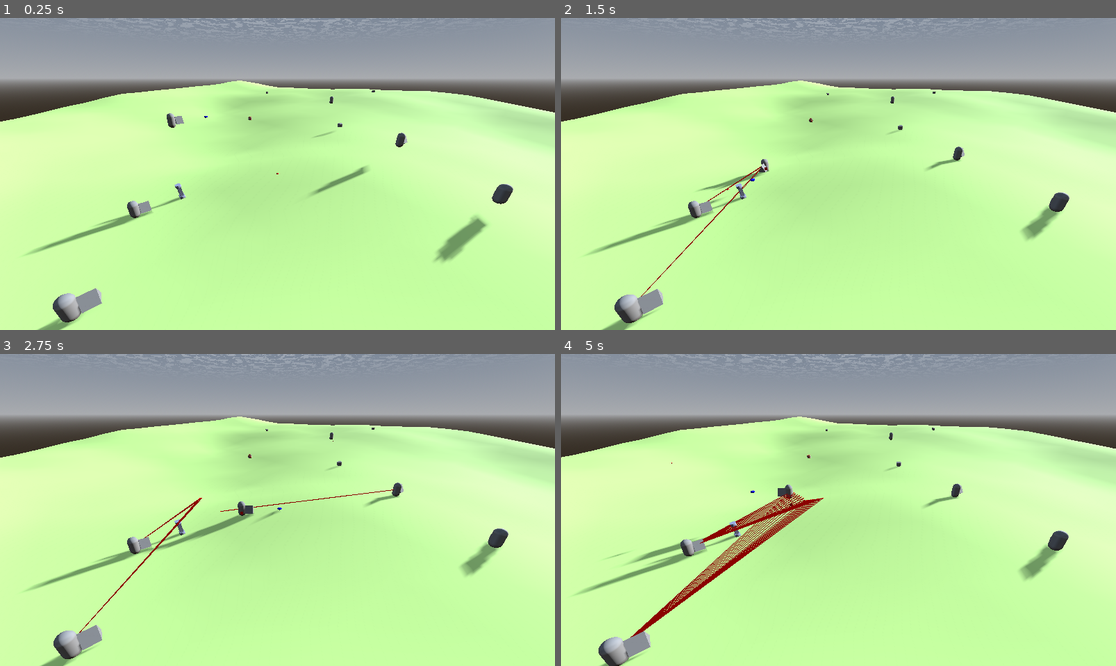
Above: before the commit, frames 1-4 (two rows, left to right).
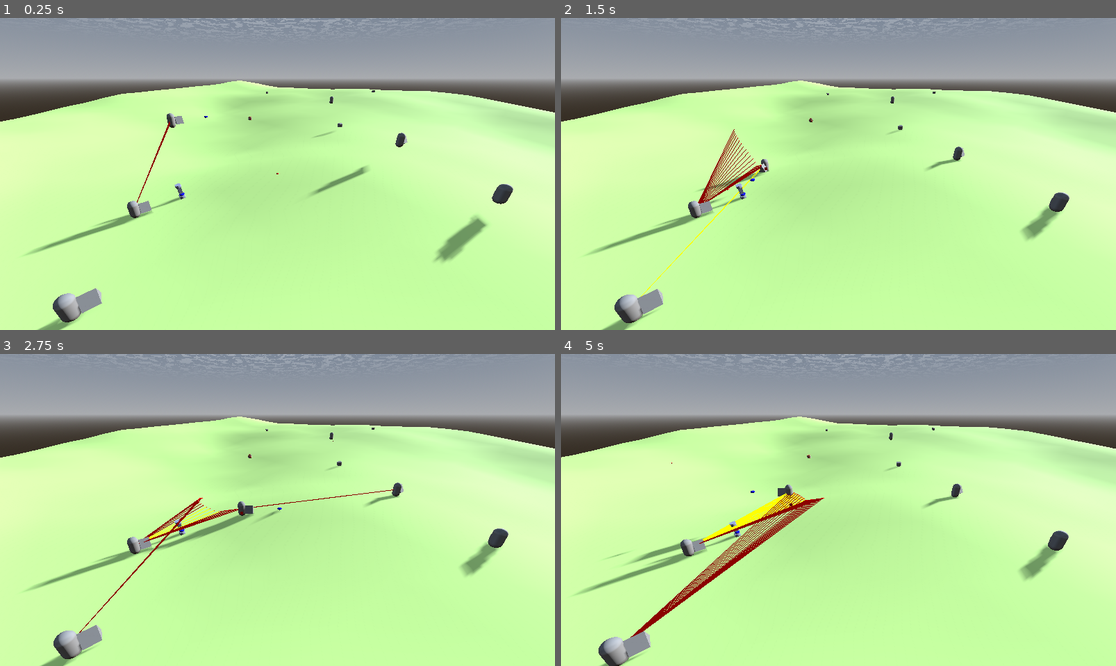
Above: after the commit, the same moments.

Repository: 6ixpoolgames/ProjectVibe
Game: Godot game, scene res://root.tscn
The game is run twice, just before and just after one commit, with the same random seed, the same clock (stepped at 60 frames per second) and the same inputs.
Inputs (mouse positions are in pixels of both pictures, inside the frame that each line leads up to):
- Up to frame 1 (0.25 s): no input
- Up to frame 2 (1.5 s): tap Enter at 0.5 s; move the mouse to (960, 158) at 0.52 s; hold D (move_right) 0.53-1.28 s; click (960, 158) at 0.6 s; tap Space (move_jump) at 0.77 s; move the mouse to (727, 189) at 1.27 s; hold S (move_backward) from 1.28 s (still down); tap Middle mouse button (middleMouse_button) at 1.35 s
- Up to frame 3 (2.75 s): tap Space (move_jump) at 1.52 s; move the mouse to (333, 441) at 2.02 s; release S (move_backward) at 2.03 s; hold D (move_right) from 2.03 s (still down); hold Shift (move_sprint) from 2.03 s (still down)
- Up to frame 4 (5 s): move the mouse to (810, 572) at 2.77 s; release D (move_right) at 2.78 s; release Shift (move_sprint) at 2.78 s; hold W (move_forward) 2.78-3.53 s; right-click (810, 572) at 2.85 s; tap Space (move_jump) at 3.02, 3.77, 4.52 s; move the mouse to (1005, 556) at 3.52 s; hold A (move_left) from 3.53 s (still down); tap Mouse wheel down (scrollWheel_down) at 3.6 s; move the mouse to (672, 463) at 4.27 s; tap Mouse wheel up (scrollWheel_up) at 4.35 s

The runs differ from the first frame. In frame 1, less than 0.1% of the frame differs, in the area x 24-34%, y 33-60%; in frame 2, 0.5%, in the area x 14-37%, y 35-90%; in frame 3, 0.3%; in frame 4, 0.4%.
Error after the commit: Invalid access to property or key 'AIController' on a base object of type 'Nil'. (res://BaseBhv_RandomWalk.gd:19)

Commit message:
added more behaviour manager logic. Added behaviour manager component. 80% complete with test implementation of first behaviour component

Diff:
--- /dev/null
+++ b/BaseBhv_RandomWalk.gd
@@ -0,0 +1,103 @@
+##randomly walks around during idle
+extends AIBehaviourComponentBase
+class_name BaseRandomWalkBehaviour
+
+@export var stateOverwrite: StringName ##overwrites stateName. Leave blank to keep default statename
+@export var behaviourIdOverwrite: StringName ##overwrites stateName. Leave blank to keep default statename
+
+func _enter_tree() -> void:
+	set_physics_process(false)
+
+func _ready()->void:
+	if stateOverwrite != &"":
+		stateName = stateOverwrite
+	if behaviourIdOverwrite != &"":
+		behaviourID = behaviourIdOverwrite
+
+func _physics_process(delta: float) -> void:
+	delta_timer(delta)
+	if Pawn.controllerManager.AIController:
+		#if !isWandering:
+		#	pause_random_duration()
+		if !isPausing:
+			if !Pawn.controllerManager.AIController.navigationToggle:
+				Pawn.controllerManager.AIController.move_to(pick_random_location().position)
+				isWandering = true
+			if Pawn.controllerManager.AIController.navAgent.is_navigation_finished():
+				isWandering = false
+				pause_random_duration()
+func enter_state()->void:
+	if !Pawn:
+		Pawn = BehaviourManager.AICore.Pawn
+	set_physics_process(true)
+	#BehaviourManager.isRunningBehaviour = true
+	print(Pawn," entered random walk behavior")
+
+func exit_state()->void:
+	if Pawn.controllerManager.AIController:
+		Pawn.controllerManager.AIController.stop_navigation()
+	set_physics_process(false)
+	print(Pawn," left random walk behavior")
+
+
+@onready var spaceState = get_tree().root.get_world_3d().direct_space_state
+@onready var query = PhysicsRayQueryParameters3D.new()
+@export var wanderRadius: float = 10
+@export var y_offset_default: float = 120
+@export var collisionMask:int = 31 ## 31 is collision layers 1-5
+@export var excludeRID: Array[RID] = []
+var isWandering:= false
+func pick_random_location(radius:float = wanderRadius, y_offset:float= y_offset_default, mask:int= collisionMask, exclude:Array[RID] = excludeRID) -> Dictionary:
+	var pos = Pawn.global_position
+	var randX = randf_range(-radius,radius)
+	var randZ = randf_range(-radius,radius)
+	var from = Vector3( randX, (pos + y_offset),randZ)
+	var to = Vector3(randX, (pos - y_offset), randZ)
+	query.from = from
+	query.to = to
+	query.collision_mask = mask
+	query.exclude = exclude
+	GlobalTools.lines_with_points(from,to,Color.BLUE_VIOLET,5)
+	return spaceState.intersect_ray(query)
+
+var isPausing:bool = false
+@export var minPauseDurr: float = 5
+@export var maxPauseDurr: float = 15
+func pause_random_duration(min:float = minPauseDurr, max:float = maxPauseDurr)->bool:
+	if !timerDone and !timerDoneName == &"pauseRandom":
+		var pauseTime = randf_range(min,max)
+		timer_start(pauseTime,&"pauseRandom")
+		isPausing = true
+		return isPausing
+	if timerDone and timerDoneName == &"pauseRandom":
+		isPausing = false
+	return isPausing
+
+var methodName:StringName = &""
+func timer_start(duration:float, method: StringName):
+	timerDurr = duration
+	timerActive = true
+	methodName = method
+	print("timer started! ", methodName)
+
+var timerDone: bool = false
+var timerDoneName: StringName = &""
+func timer_finished(method:StringName = methodName):
+	if methodName == &"pauseRandom":
+		pause_random_duration()
+	print("timer finished! ", methodName)
+	methodName = &""
+
+
+var timerActive:= false
+var timerDurr:= -1
+func delta_timer(delta:float):
+	if timerActive and methodName != &"":
+		timerDurr -= delta
+		if timerDurr < (0-delta):
+			timerActive = false
+			timerDurr = -1
+			timer_finished(methodName)
+			timerDone = true
+			timerDoneName = methodName
+			methodName = &""
--- a/assets/scripts/Character Pawn/AI Core Components/AIBehaviourComponentBase.gd
+++ b/assets/scripts/Character Pawn/AI Core Components/AIBehaviourComponentBase.gd
@@ -5,6 +5,9 @@
 @export var stateName: StringName
 
 var BehaviourManager: AIBehaviourManagerComponent
+var Pawn: CharacterPawn3D
+var AICore: AICoreComponent
+var pawnRID: RID
 
 func _enter_tree() -> void:
 	if behaviourID == &"":
@@ -18,3 +21,11 @@
 
 func _ready() -> void:
 	BehaviourManager.request_register_behaviour_component(self)
+
+func on_enter_state()->void:
+	pass
+
+func pull_down_references(core:AICoreComponent, pwn:CharacterPawn3D):
+	AICore = core
+	Pawn = pwn
+	pawnRID = Pawn.pawnRID
--- a/assets/scripts/Character Pawn/AI Core Components/AIBehaviourManagerComponent.gd
+++ b/assets/scripts/Character Pawn/AI Core Components/AIBehaviourManagerComponent.gd
@@ -5,6 +5,24 @@
 var stateBehaviour2DArr:Array = []
 var allBehaviours: Array[AIBehaviourComponentBase] = []
 var allBehaviourNames: Array[StringName] = []
+
+var AICore: AICoreComponent
+var Pawn: CharacterPawn3D
+
+func _enter_tree()->void:
+	if get_parent() is AICoreComponent:
+		AICore = get_parent()
+		Pawn = AICore.Pawn
+		AICore.AIBehaviourManager = self
+	#else:
+	#	Pawn = get_parent() #debug feature. refactor later!
+	#	print("not attached to AI Core! ", Pawn)
+
+func _ready()->void:
+	var children = self.get_children()
+	for c in children:
+		if c.has_method("pull_down_references"):
+			c.pull_down_references(AICore, Pawn)
 
 func request_register_behaviour_component(behaviour: AIBehaviourComponentBase):
 	var behaviourIndex = allBehaviours.find(behaviour)
@@ -15,6 +33,10 @@
 		add_behaviour_to_state_array(behaviour)
 	else:
 		print(behaviour, " already registered at index: ", behaviourIndex, " (", allBehaviours[behaviourIndex] , ")")
+	#if AICore and is_instance_valid(AICore):
+	#	behaviour.AICore = AICore
+	#elif Pawn:
+	#	behaviour.AICore = Pawn.AICore
 
 func add_behaviour_to_state_array(behaviour: AIBehaviourComponentBase):
 	var stIdx = stateIndex.find(behaviour.stateName)
--- a/assets/scripts/Character Pawn/AI Core Components/AICoreComponent.gd
+++ b/assets/scripts/Character Pawn/AI Core Components/AICoreComponent.gd
@@ -25,11 +25,13 @@
 
 
 func _enter_tree() -> void:
-	pull_component_references()
+	update_component_references()
 	var children:Array[Node] = get_children()
 	init_sensing_component(children)
 	init_state_manager_component(children)
 	init_behaviour_manager_component(children)
+
+
 
 func _ready() -> void:
 	polling_outofbounds_reassignment()
@@ -151,9 +153,10 @@
 	print(">>>references", references)
 	GlobalTools.print_sequence_counter(self, "set_references")
 
-func pull_component_references()->void:
+func update_component_references()->void:
 	if get_parent() is CharacterPawn3D and !Pawn:
 		Pawn = get_parent()
+		Pawn.AICore = self
 	if !StatManager and Pawn:
 		if !Pawn.statManager:
 			StatManager = Pawn.statManager
--- a/assets/scripts/Character Pawn/AI Core Components/AISensingComponent.gd
+++ b/assets/scripts/Character Pawn/AI Core Components/AISensingComponent.gd
@@ -52,6 +52,8 @@
 
 func set_is_sensing_active(active:bool)->void:
 	isActive = active
+	pawnRID = Pawn.get_rid()
+	exclude.append(pawnRID)
 
 #var capsuleHalfHeight: float
 ##creates sensing areas and connects signals
@@ -146,12 +148,15 @@
 			entitiesInDetectionAngle.append(e)
 
 var debugFlag = false
-var collisionMask: int = 3 #collision layers 1 and 2
-var exclude: Array #exclusion array for space query. Currently not working
+@export var collisionMask: int = 3 #collision layers 1 and 2
+var exclude: Array[RID] #exclusion array for space query. Currently not working
+@onready var space_state = get_world_3d().direct_space_state
+@onready var query = PhysicsRayQueryParameters3D.new()
+var pawnRID: RID
 ##does a raycast towards [param entity] from pawn with a ground offset = unitHalfHeight
 func is_in_LOS(entity: CharacterPawn3D)->bool:
 	#setup a space state query on specifically pawns with capsule colliders with a half height offset
-	var space_state = get_world_3d().direct_space_state
+
 	var pwnPos = global_transform.origin
 	var entPos = entity.global_transform.origin
 	var pwnYOffset = Pawn.unitHalfHeight
@@ -160,15 +165,18 @@
 	#do the fuckin query
 	var from = Vector3(pwnPos.x,(pwnPos.y + pwnYOffset),pwnPos.z)
 	var to = Vector3(entPos.x, (entPos.y + entYOffset), entPos.z)
-	var query = PhysicsRayQueryParameters3D.create(from, to, collisionMask, exclude)
+	query.from = from
+	query.to = to
+	query.collision_mask = collisionMask
+	query.exclude = exclude
 	var result = space_state.intersect_ray(query)
-
-	GlobalTools.lines_with_points(from, to, Color.DARK_RED,1)
 
 	#return succes
 	if result and result.collider == entity:
+		GlobalTools.lines_with_points(from, to, Color.DARK_RED,1)
 		return true
 	else:
+		GlobalTools.lines_with_points(from, to, Color.YELLOW,1)
 		return false
 
 ##checks all entities within detection angle for LOS and adds them to that array
--- a/assets/scripts/Character Pawn/CharacterPawn3D.gd
+++ b/assets/scripts/Character Pawn/CharacterPawn3D.gd
@@ -34,15 +34,19 @@
 var cameraControllerArm: PawnCameraController
 var statManager: CharacterStatManager
 var AICore: AICoreComponent
+var controllerManager: MovementControllerManager
 #var CombatManager: CombatManagerComponent
 
 #Pawn characteristics variables
 var unitHalfHeight: float = 1
+var pawnRID:RID
 
 #debug
 @export var hasInitializer:= false
 var initializerEntered:= false
 
+func _on_enter()->void:
+	pawnRID = get_rid()
 
 func _ready():
 	spawn_initializer(hasInitializer) #spawns an initializer if export var set to TRUE
--- a/assets/scripts/Character Pawn/Controller Components/AIControllerBase.gd
+++ b/assets/scripts/Character Pawn/Controller Components/AIControllerBase.gd
@@ -3,6 +3,7 @@
 
 
 func _enter_tree() -> void:
+	super()
 	create_nav_agent(true)
 
 func _ready() -> void:
--- a/assets/scripts/Character Pawn/Controller Components/MovementControllerManager.gd
+++ b/assets/scripts/Character Pawn/Controller Components/MovementControllerManager.gd
@@ -2,6 +2,9 @@
 class_name MovementControllerManager
 
 var Pawn: CharacterPawn3D
+var playerController: PlayerControllerComponent
+var clickMoveController: ClickToMoveComponent
+var AIController: AIControllerBase
 
 @export var addPlayerController:= false ##debug function for creating and attaching player controllers to the pawn at ready
 @export var addClickController:= false ##debug function for creating and attaching click to move controller to the pawn at ready
--- a/assets/scripts/singletons/GlobalTools.gd
+++ b/assets/scripts/singletons/GlobalTools.gd
@@ -82,8 +82,8 @@
 		print("			------------PHYSics-Frame-------------------------------------_[	",physicsFrame,"	]----------------------------------------------------",delta,"*")
 	return physicsFrame
 
-var default_persist_ms:= 0.5
-func line(pos1: Vector3, pos2: Vector3, color = Color.DARK_RED, persist_ms:float = default_persist_ms):
+var default_persist_sec:= 0.5
+func line(pos1: Vector3, pos2: Vector3, color = Color.DARK_RED, persist_sec:float = default_persist_sec):
 	var mesh_instance := MeshInstance3D.new()
 	var immediate_mesh := ImmediateMesh.new()
 	var material := ORMMaterial3D.new()
@@ -107,10 +107,10 @@
 		debug_mesh_buffer.remove_at(0)
 		debug_mesh_timer.remove_at(0)
 	debug_mesh_buffer.append(mesh_instance)
-	debug_mesh_timer.append(persist_ms)
+	debug_mesh_timer.append(persist_sec)
 	return
 
-func point(pos: Vector3, radius:float = 0.05, color = Color.RED, persist_ms:float = default_persist_ms):
+func point(pos: Vector3, radius:float = 0.05, color = Color.RED, persist_sec:float = default_persist_sec):
 	var mesh_instance := MeshInstance3D.new()
 	var sphere_mesh := SphereMesh.new()
 	var material := ORMMaterial3D.new()
@@ -134,10 +134,10 @@
 		debug_mesh_buffer.remove_at(0)
 		debug_mesh_timer.remove_at(0)
 	debug_mesh_buffer.append(mesh_instance)
-	debug_mesh_timer.append(persist_ms)
+	debug_mesh_timer.append(persist_sec)
 	return
 
-func square(pos: Vector3, size: Vector2, color = Color.RED, persist_ms:float = default_persist_ms):
+func square(pos: Vector3, size: Vector2, color = Color.RED, persist_sec:float = default_persist_sec):
 	var mesh_instance := MeshInstance3D.new()
 	var box_mesh := BoxMesh.new()
 	var material := ORMMaterial3D.new()
@@ -160,7 +160,7 @@
 		debug_mesh_buffer.remove_at(0)
 		debug_mesh_timer.remove_at(0)
 	debug_mesh_buffer.append(mesh_instance)
-	debug_mesh_timer.append(persist_ms)
+	debug_mesh_timer.append(persist_sec)
 	return
 
 ## 1 -> Lasts ONLY for current physics frame
@@ -182,3 +182,16 @@
 	debug_mesh_timer.clear()
 	debug_mesh_buffer = bufferM
 	debug_mesh_timer = bufferT
+
+##returns raycast result
+@onready var space_state = get_tree().root.get_world_3d().direct_space_state
+@onready var query = PhysicsRayQueryParameters3D.new()
+func global_raycast_intersection_col(from: Vector3, to: Vector3, persist_sec:float = default_persist_sec, color: Color= Color.RED, mask:int = 31)->Dictionary:
+	if !space_state:
+		push_error("no valid space state")
+		return {}
+	query.from = from
+	query.to = to
+	query.collision_mask = mask
+	lines_with_points(from, to, color, persist_sec)
+	return space_state.intersect_ray(query)
--- a/root.tscn
+++ b/root.tscn
@@ -10,8 +10,10 @@
 [ext_resource type="Script" uid="uid://dywqacbh7on7i" path="res://assets/scripts/Character Pawn/PawnInitializerComponent.gd" id="9_huihk"]
 [ext_resource type="Script" uid="uid://bmdvdh2484dx6" path="res://assets/scripts/Character Pawn/Stat Components/StatComponentBase.gd" id="9_tw3kd"]
 [ext_resource type="Script" uid="uid://dtmq3hf7dgjx3" path="res://assets/scripts/resources/SpawnControllerSelector_resource.gd" id="10_tw3kd"]
+[ext_resource type="Script" uid="uid://cwxtrbi3gjvc6" path="res://assets/scripts/Character Pawn/AI Core Components/AICoreComponent.gd" id="11_eji0w"]
 [ext_resource type="Script" uid="uid://di5rv3hfw4edn" path="res://assets/scripts/Character Pawn/AI Core Components/AIBehaviourManagerComponent.gd" id="11_qw60f"]
 [ext_resource type="Script" uid="uid://4w4q17v07sq3" path="res://assets/scripts/Character Pawn/AI Core Components/AIBehaviourComponentBase.gd" id="12_eji0w"]
+[ext_resource type="Script" uid="uid://5v6g6qjc6um5" path="res://BaseBhv_RandomWalk.gd" id="14_qwhpj"]
 
 [sub_resource type="ProceduralSkyMaterial" id="ProceduralSkyMaterial_pq8q7"]
 sky_horizon_color = Color(0.662243, 0.671743, 0.686743, 1)
@@ -237,48 +239,68 @@
 [node name="PawnInitializerComponent" type="Node" parent="HeroPawn"]
 script = ExtResource("9_huihk")
 spawnTheseControllers = SubResource("Resource_tw3kd")
-spawnAISensing = null
-spawnAIStateManager = null
-spawnAIBehaviourManager = null
 metadata/_custom_type_script = "uid://dywqacbh7on7i"
 
 [node name="testPawn1" parent="." instance=ExtResource("4_jnlp7")]
 transform = Transform3D(1, 0, 0, 0, 1, 0, 0, 0, 1, -24.0699, -7.8516, 9.15864)
 
-[node name="AIBehaviourManagerComponent" type="Node" parent="testPawn1"]
+[node name="MovementControllerManager" parent="testPawn1" index="2"]
+hasAIController = true
+
+[node name="AICoreComponent" type="Node3D" parent="testPawn1"]
+script = ExtResource("11_eji0w")
+metadata/_custom_type_script = "uid://cwxtrbi3gjvc6"
+
+[node name="AIBehaviourManagerComponent" type="Node" parent="testPawn1/AICoreComponent"]
 script = ExtResource("11_qw60f")
 metadata/_custom_type_script = "uid://di5rv3hfw4edn"
 
-[node name="random walk" type="Node" parent="testPawn1/AIBehaviourManagerComponent"]
+[node name="random walk" type="Node" parent="testPawn1/AICoreComponent/AIBehaviourManagerComponent"]
 script = ExtResource("12_eji0w")
 stateName = &"Idle"
 metadata/_custom_type_script = "uid://4w4q17v07sq3"
 
-[node name="AIBehaviourComponentBase2" type="Node" parent="testPawn1/AIBehaviourManagerComponent"]
+[node name="AIBehaviourComponentBase2" type="Node" parent="testPawn1/AICoreComponent/AIBehaviourManagerComponent"]
 script = ExtResource("12_eji0w")
 behaviourID = &"pause"
 stateName = &"Idle"
 metadata/_custom_type_script = "uid://4w4q17v07sq3"
 
-[node name="pause" type="Node" parent="testPawn1/AIBehaviourManagerComponent"]
-script = ExtResource("12_eji0w")
+[node name="pause" type="Node" parent="testPawn1/AICoreComponent/AIBehaviourManagerComponent"]
+script = ExtResource("12_eji0w")
+behaviourID = &"pause"
 stateName = &"Idle"
 metadata/_custom_type_script = "uid://4w4q17v07sq3"
 
-[node name="RIP" type="Node" parent="testPawn1/AIBehaviourManagerComponent"]
+[node name="RIP" type="Node" parent="testPawn1/AICoreComponent/AIBehaviourManagerComponent"]
 script = ExtResource("12_eji0w")
 stateName = &"Dead"
 metadata/_custom_type_script = "uid://4w4q17v07sq3"
 
-[node name="Attaack" type="Node" parent="testPawn1/AIBehaviourManagerComponent"]
+[node name="Attaack" type="Node" parent="testPawn1/AICoreComponent/AIBehaviourManagerComponent"]
 script = ExtResource("12_eji0w")
 stateName = &"Aggro"
 metadata/_custom_type_script = "uid://4w4q17v07sq3"
 
-[node name="AIBehaviourComponentBase6" type="Node" parent="testPawn1/AIBehaviourManagerComponent"]
+[node name="AIBehaviourComponentBase6" type="Node" parent="testPawn1/AICoreComponent/AIBehaviourManagerComponent"]
 script = ExtResource("12_eji0w")
 behaviourID = &"test all"
 metadata/_custom_type_script = "uid://4w4q17v07sq3"
+
+[node name="BaseRandomWalkBehaviour" type="Node" parent="testPawn1/AICoreComponent/AIBehaviourManagerComponent"]
+script = ExtResource("14_qwhpj")
+stateOverwrite = &"All"
+metadata/_custom_type_script = "uid://5v6g6qjc6um5"
+
+[node name="CharacterStatManager" type="Node" parent="testPawn1"]
+script = ExtResource("8_huihk")
+metadata/_custom_type_script = "uid://d4ioo33u80vet"
+
+[node name="StatComponentBase" type="Node" parent="testPawn1/CharacterStatManager"]
+script = ExtResource("9_tw3kd")
+statName = "Health"
+currValue = 10.0
+metadata/_custom_type_script = "uid://bmdvdh2484dx6"
 
 [node name="testPawn3" parent="." instance=ExtResource("4_jnlp7")]
 transform = Transform3D(1, 0, 0, 0, 1, 0, 0, 0, 1, -9.94547, -2.41002, -21.7933)
Not shown, added: BaseBhv_RandomWalk.gd.uid
Not shown: 5 places in root.tscn that only renumber resources
